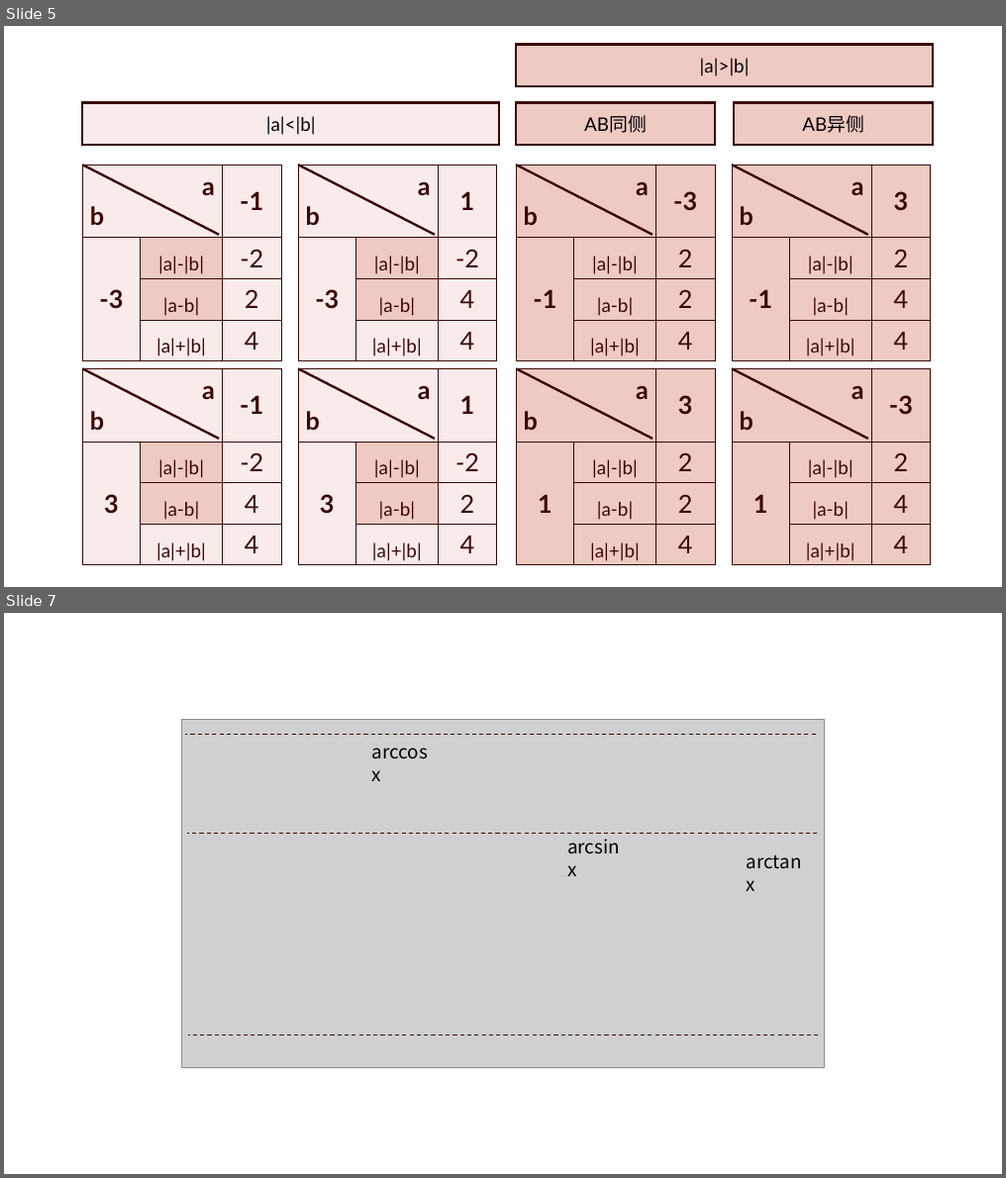
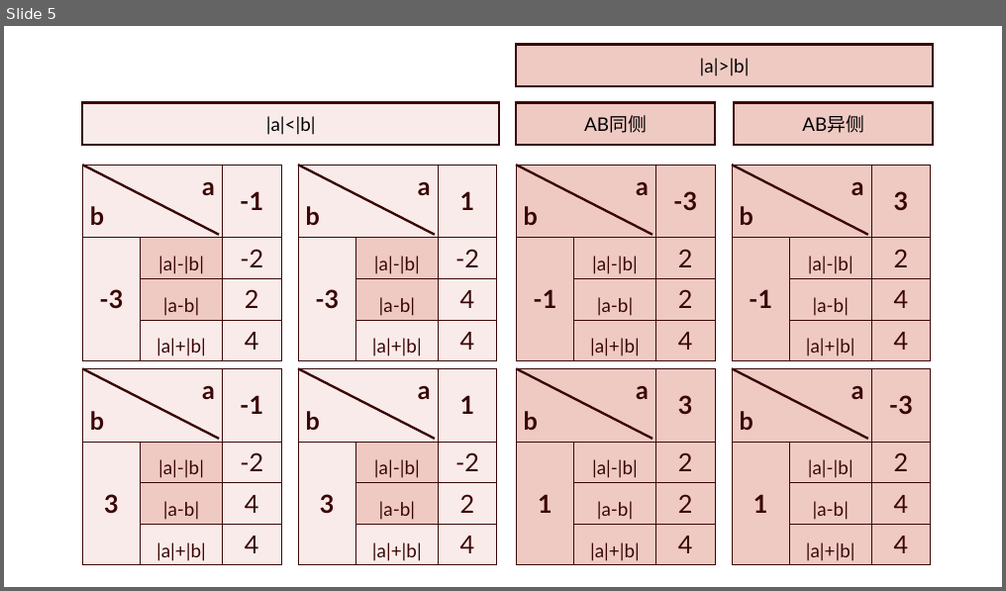
Before and after one commit to LolitaSian/LolitaSian.github.io, a slide deck: img/pic.pptx. Shown one above the other, each under a label of ours: slides 5 and 7 before the commit, slide 5 after it; the slides between them are not shown. The pictures are 1006x1178 and 1006x591 pixels, drawn with LibreOffice and Linux fonts; fonts in the diff are those of the drawing; grey boxes stand for pictures. Boxes give left, top, right and bottom in pixels: in the first picture for what was removed or moved away, otherwise in the second. Text is boxed around its words. In the diff, an @@ line names an element or a change of style, - is before the commit and + after.

```diff
--- a/img/pic.pptx
+++ b/img/pic.pptx
@@ slide 7 removed at (4,613,1002,1174), background #FFFFFF @@
@@ picture removed at (181,719,825,1069) @@
@@ line removed from (816, 734) to (186, 734) @@
@@ text removed at (372,748,428,781) @@
-arccos x
@@ line removed from (817, 834) to (187, 834) @@
@@ text removed at (567,839,620,876) @@
-arcsin x
@@ text removed at (746,856,802,891) @@
-arctan x
@@ line removed from (819, 1035) to (188, 1035) @@
```
Also in this commit, not shown: 1 slide added, 1 other slide removed, 4 other files.
